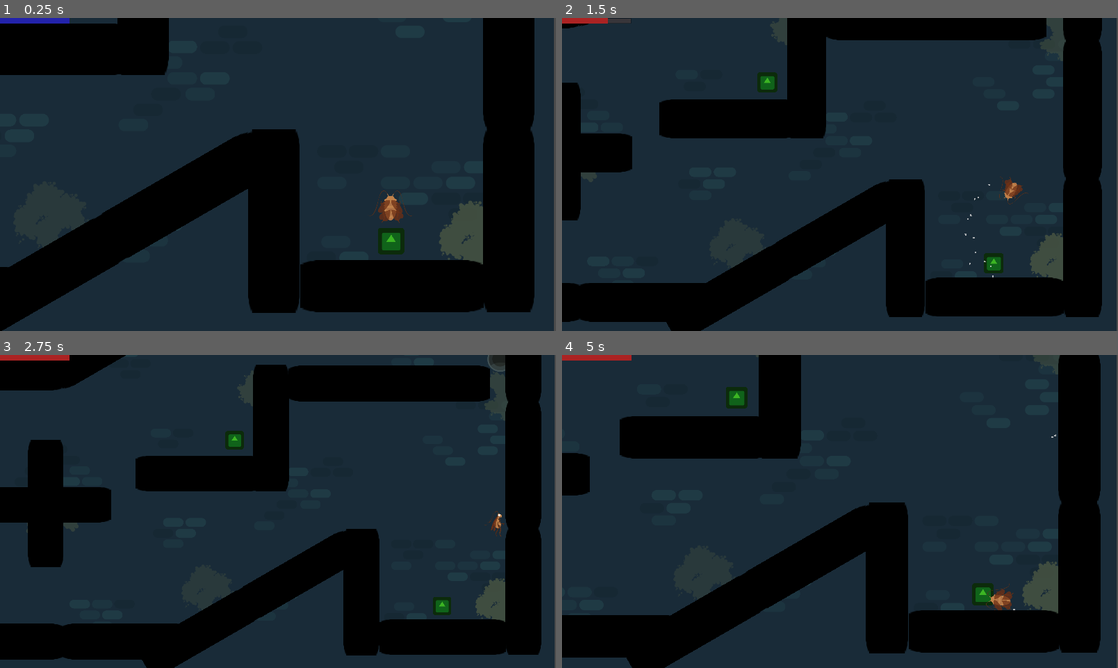
Above: before the commit, frames 1-4 (two rows, left to right).
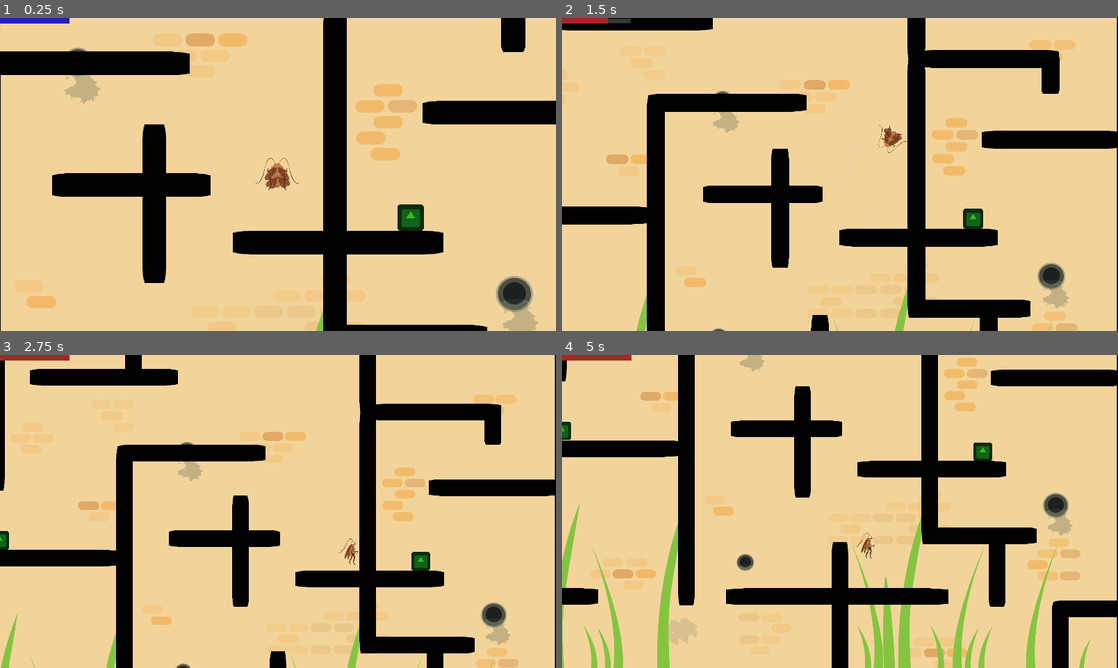
Above: after the commit, the same moments.

Repository: ChibiDenDen/Jook
Game: Godot game, scene res://Scenes/Game.tscn
Two runs of this game, one before a commit and one after it. Both use one fixed random seed, a clock stepped at 60 frames per second and the inputs below. The engine's default icon, where the game draws it, is replaced by a stand-in: a white triangle on a blue panel in a dark square.
Inputs (mouse positions are in pixels of both pictures, inside the frame that each line leads up to):
- Up to frame 1 (0.25 s): no input
- Up to frame 2 (1.5 s): move the mouse to (962, 158) at 0.52 s; hold Up (ui_up) 0.53-1.28 s; hold Right (ui_right) from 0.53 s (still down); click (962, 158) at 0.67 s; move the mouse to (728, 190) at 1.27 s; tap Space (action) at 1.35 s
- Up to frame 3 (2.75 s): tap Up (ui_up) at 1.52, 1.55, 1.82 s; move the mouse to (333, 442) at 2.02 s; release Right (ui_right) at 2.03 s; hold Left (ui_left) from 2.03 s (still down); hold Up (ui_up) from 2.03 s (still down)
- Up to frame 4 (5 s): move the mouse to (812, 574) at 2.77 s; release Left (ui_left) at 2.78 s; release Up (ui_up) at 2.78 s; hold Right (ui_right) 2.78-4.28 s; tap Space (action) at 2.85, 4.35 s; click (812, 574) at 2.92 s; tap Up (ui_up) at 3.02, 3.05, 3.32, 4.52, 4.55, 4.82 s; move the mouse to (1006, 558) at 3.52 s; hold Up (ui_up) 3.53-4.28 s; move the mouse to (673, 464) at 4.27 s; hold Left (ui_left) from 4.28 s (still down)

The runs differ from the first frame. In frame 1, 93% of the frame differs, in the area x 0-100%, y 0-100%; in frame 2, 94%; in frame 3, 94%; in frame 4, 95%.

Commit message:
Game.tscn: Level design work

Diff:
--- a/Scenes/Game.tscn
+++ b/Scenes/Game.tscn
@@ -51,7 +51,7 @@
 
 [node name="background-05" type="Sprite" parent="BG"]
 position = Vector2( 0, -5764 )
-scale = Vector2( 1, 1.00368 )
+scale = Vector2( 1, 1.00831 )
 texture = ExtResource( 12 )
 centered = false
 
@@ -87,7 +87,7 @@
 position = Vector2( 2302.57, -588.376 )
 
 [node name="Player" type="Node2D" parent="."]
-position = Vector2( 2165.23, 1140.54 )
+position = Vector2( 1776.21, -4428.8 )
 __meta__ = {
 "_edit_group_": true
 }
@@ -175,6 +175,7 @@
 
 [node name="Wall19" parent="World/Walls" instance=ExtResource( 13 )]
 position = Vector2( 770.291, 862.988 )
+rotation = 0.785398
 
 [node name="Wall6" parent="World/Walls" instance=ExtResource( 13 )]
 position = Vector2( 1562.42, 597.265 )
@@ -201,7 +202,7 @@
 
 [node name="Wall13" parent="World/Walls" instance=ExtResource( 13 )]
 position = Vector2( 776.762, 867.203 )
-rotation = 1.57079
+rotation = -0.785398
 
 [node name="Wall20" parent="World/Walls" instance=ExtResource( 13 )]
 position = Vector2( 610.265, 403.028 )
@@ -382,6 +383,10 @@
 
 [node name="Grass34" parent="World/Grass" instance=ExtResource( 18 )]
 position = Vector2( 273.45, -2227.53 )
+scale = Vector2( -1, 1 )
+
+[node name="Grass43" parent="World/Grass" instance=ExtResource( 18 )]
+position = Vector2( 417.287, -1736.09 )
 scale = Vector2( -1, 1 )
 
 [node name="Grass2" parent="World/Grass" instance=ExtResource( 18 )]
@@ -473,6 +478,10 @@
 position = Vector2( 1067.25, -1274.57 )
 scale = Vector2( -1, -1 )
 
+[node name="Grass44" parent="World/Grass" instance=ExtResource( 18 )]
+position = Vector2( 728.222, -2261.99 )
+scale = Vector2( -1, -1 )
+
 [node name="Grass7" parent="World/Grass" instance=ExtResource( 18 )]
 position = Vector2( 1113.29, -1265.04 )
 scale = Vector2( -1, -1 )
@@ -527,6 +536,12 @@
 scale = Vector2( 0.9, 7.5 )
 physics_material_override = SubResource( 1 )
 
+[node name="Wall132" parent="World/Tree" instance=ExtResource( 13 )]
+position = Vector2( -1225.1, -3000.1 )
+rotation = -1.22173
+scale = Vector2( 0.9, 6 )
+physics_material_override = SubResource( 1 )
+
 [node name="Wall86" parent="World/Tree" instance=ExtResource( 13 )]
 position = Vector2( 288, -3154.75 )
 scale = Vector2( 0.9, 10 )
@@ -557,6 +572,21 @@
 scale = Vector2( 0.9, 8 )
 physics_material_override = SubResource( 1 )
 
+[node name="Wall134" parent="World/Tree" instance=ExtResource( 13 )]
+position = Vector2( 1108.13, -5241.65 )
+scale = Vector2( 0.9, 200 )
+physics_material_override = SubResource( 1 )
+
+[node name="Wall135" parent="World/Tree" instance=ExtResource( 13 )]
+position = Vector2( -1514.68, -5196.75 )
+scale = Vector2( 0.9, 200 )
+physics_material_override = SubResource( 1 )
+
+[node name="Wall131" parent="World/Tree" instance=ExtResource( 13 )]
+position = Vector2( 1108.13, -4364.23 )
+scale = Vector2( 0.9, 12 )
+physics_material_override = SubResource( 1 )
+
 [node name="Wall113" parent="World/Tree" instance=ExtResource( 13 )]
 position = Vector2( 432.129, -6312.39 )
 scale = Vector2( 0.9, 8 )
@@ -580,9 +610,9 @@
 physics_material_override = SubResource( 1 )
 
 [node name="Wall102" parent="World/Tree" instance=ExtResource( 13 )]
-position = Vector2( -26.2939, -5050.3 )
-rotation = 1.5708
-scale = Vector2( 0.9, 8 )
+position = Vector2( 111.436, -5050.3 )
+rotation = 1.5708
+scale = Vector2( 0.9, 12 )
 physics_material_override = SubResource( 1 )
 
 [node name="Wall103" parent="World/Tree" instance=ExtResource( 13 )]
@@ -595,11 +625,6 @@
 scale = Vector2( 0.9, 8 )
 physics_material_override = SubResource( 1 )
 
-[node name="Wall115" parent="World/Tree" instance=ExtResource( 13 )]
-position = Vector2( -1455.02, -5049.58 )
-scale = Vector2( 0.9, 8 )
-physics_material_override = SubResource( 1 )
-
 [node name="Wall119" parent="World/Tree" instance=ExtResource( 13 )]
 position = Vector2( -992.817, -5049.58 )
 scale = Vector2( 0.9, 8 )
@@ -638,15 +663,48 @@
 physics_material_override = SubResource( 1 )
 
 [node name="Wall110" parent="World/Tree" instance=ExtResource( 13 )]
-position = Vector2( -179.055, -5922.3 )
-rotation = 1.5708
-scale = Vector2( 0.9, 8 )
+position = Vector2( -177.055, -5924.3 )
+rotation = 1.5708
+scale = Vector2( 0.9, 8 )
+physics_material_override = SubResource( 1 )
+
+[node name="Wall137" parent="World/Tree" instance=ExtResource( 13 )]
+position = Vector2( -63.055, -5629.11 )
+rotation = 1.5708
+scale = Vector2( 0.9, 6 )
+physics_material_override = SubResource( 1 )
+
+[node name="Wall140" parent="World/Tree" instance=ExtResource( 13 )]
+position = Vector2( -7.05499, -5584.3 )
+scale = Vector2( 0.9, 6 )
+physics_material_override = SubResource( 1 )
+
+[node name="Wall142" parent="World/Tree" instance=ExtResource( 13 )]
+position = Vector2( 664.644, -5143.56 )
+scale = Vector2( 0.9, 4 )
+physics_material_override = SubResource( 1 )
+
+[node name="Wall143" parent="World/Tree" instance=ExtResource( 13 )]
+position = Vector2( 882.894, -4904.12 )
+scale = Vector2( 0.9, 4 )
+physics_material_override = SubResource( 1 )
+
+[node name="Wall144" parent="World/Tree" instance=ExtResource( 13 )]
+position = Vector2( 986.721, -5007.95 )
+rotation = 1.5708
+scale = Vector2( 0.9, 4 )
 physics_material_override = SubResource( 1 )
 
 [node name="Wall111" parent="World/Tree" instance=ExtResource( 13 )]
-position = Vector2( 438.991, -5587.87 )
-rotation = 1.5708
-scale = Vector2( 0.9, 8 )
+position = Vector2( 438.991, -5489.87 )
+rotation = 1.5708
+scale = Vector2( 0.9, 8 )
+physics_material_override = SubResource( 1 )
+
+[node name="Wall141" parent="World/Tree" instance=ExtResource( 13 )]
+position = Vector2( 608.505, -5261.03 )
+rotation = 1.5708
+scale = Vector2( 0.9, 6 )
 physics_material_override = SubResource( 1 )
 
 [node name="Wall122" parent="World/Tree" instance=ExtResource( 13 )]
@@ -655,6 +713,23 @@
 scale = Vector2( 0.9, 2 )
 physics_material_override = SubResource( 1 )
 
+[node name="Wall133" parent="World/Tree" instance=ExtResource( 13 )]
+position = Vector2( -1298.71, -5355.19 )
+rotation = 1.5708
+scale = Vector2( 0.9, 2 )
+physics_material_override = SubResource( 1 )
+
+[node name="Wall139" parent="World/Tree" instance=ExtResource( 13 )]
+position = Vector2( 1016.48, -6488.44 )
+rotation = 1.5708
+scale = Vector2( 0.9, 2 )
+physics_material_override = SubResource( 1 )
+
+[node name="Wall138" parent="World/Tree" instance=ExtResource( 13 )]
+position = Vector2( 864.308, -6016.79 )
+scale = Vector2( 0.9, 2 )
+physics_material_override = SubResource( 1 )
+
 [node name="Wall123" parent="World/Tree" instance=ExtResource( 13 )]
 position = Vector2( -1421.01, -6444.09 )
 rotation = 1.5708
@@ -662,18 +737,30 @@
 physics_material_override = SubResource( 1 )
 
 [node name="Wall118" parent="World/Tree" instance=ExtResource( 13 )]
-position = Vector2( 828.764, -5929.59 )
-rotation = 1.5708
-scale = Vector2( 0.9, 8 )
+position = Vector2( 867.474, -5804.86 )
+rotation = 1.5708
+scale = Vector2( 0.9, 7 )
 physics_material_override = SubResource( 1 )
 
 [node name="Wall129" parent="World/Tree" instance=ExtResource( 13 )]
-position = Vector2( 926.235, -6209.29 )
+position = Vector2( 668.432, -6065.01 )
+rotation = 1.5708
+scale = Vector2( 0.9, 7 )
+physics_material_override = SubResource( 1 )
+
+[node name="Wall136" parent="World/Tree" instance=ExtResource( 13 )]
+position = Vector2( 926.235, -6597.72 )
 scale = Vector2( 0.9, 8 )
 physics_material_override = SubResource( 1 )
 
 [node name="Wall114" parent="World/Tree" instance=ExtResource( 13 )]
 position = Vector2( 377.005, -6316.54 )
+rotation = 1.5708
+scale = Vector2( 0.9, 10 )
+physics_material_override = SubResource( 1 )
+
+[node name="Wall115" parent="World/Tree" instance=ExtResource( 13 )]
+position = Vector2( 765.437, -6715.66 )
 rotation = 1.5708
 scale = Vector2( 0.9, 10 )
 physics_material_override = SubResource( 1 )
@@ -750,9 +837,9 @@
 physics_material_override = SubResource( 1 )
 
 [node name="Wall60" parent="World/Tree" instance=ExtResource( 13 )]
-position = Vector2( -755.67, -2648 )
-rotation = 1.56423
-scale = Vector2( 0.890297, -6.26425 )
+position = Vector2( -723.886, -2648 )
+rotation = 1.5708
+scale = Vector2( 0.89, -5.5 )
 physics_material_override = SubResource( 1 )
 
 [node name="Wall66" parent="World/Tree" instance=ExtResource( 13 )]
@@ -869,6 +956,10 @@
 position = Vector2( -684.869, -2709.42 )
 physics_material_override = SubResource( 3 )
 
+[node name="Checkpoint16" parent="World/Tree" instance=ExtResource( 2 )]
+position = Vector2( -1146.35, -3048.04 )
+physics_material_override = SubResource( 3 )
+
 [node name="Checkpoint10" parent="World/Tree" instance=ExtResource( 2 )]
 position = Vector2( 240.039, -2673.5 )
 physics_material_override = SubResource( 3 )
@@ -882,9 +973,13 @@
 physics_material_override = SubResource( 3 )
 
 [node name="Checkpoint14" parent="World/Tree" instance=ExtResource( 2 )]
-position = Vector2( 497.842, -5647.82 )
+position = Vector2( 614.97, -5550.48 )
 physics_material_override = SubResource( 3 )
 
 [node name="Checkpoint12" parent="World/Tree" instance=ExtResource( 2 )]
 position = Vector2( -167.501, -3514.06 )
 physics_material_override = SubResource( 3 )
+
+[node name="Checkpoint15" parent="World/Tree" instance=ExtResource( 2 )]
+position = Vector2( 1041.86, -4018.63 )
+physics_material_override = SubResource( 3 )
--- a/project.godot
+++ b/project.godot
@@ -28,6 +28,34 @@
 
 [input]
 
+ui_left={
+"deadzone": 0.5,
+"events": [ Object(InputEventKey,"resource_local_to_scene":false,"resource_name":"","device":0,"alt":false,"shift":false,"control":false,"meta":false,"command":false,"pressed":false,"scancode":16777231,"unicode":0,"echo":false,"script":null)
+, Object(InputEventJoypadButton,"resource_local_to_scene":false,"resource_name":"","device":0,"button_index":14,"pressure":0.0,"pressed":false,"script":null)
+, Object(InputEventKey,"resource_local_to_scene":false,"resource_name":"","device":0,"alt":false,"shift":false,"control":false,"meta":false,"command":false,"pressed":false,"scancode":65,"unicode":0,"echo":false,"script":null)
+ ]
+}
+ui_right={
+"deadzone": 0.5,
+"events": [ Object(InputEventKey,"resource_local_to_scene":false,"resource_name":"","device":0,"alt":false,"shift":false,"control":false,"meta":false,"command":false,"pressed":false,"scancode":16777233,"unicode":0,"echo":false,"script":null)
+, Object(InputEventJoypadButton,"resource_local_to_scene":false,"resource_name":"","device":0,"button_index":15,"pressure":0.0,"pressed":false,"script":null)
+, Object(InputEventKey,"resource_local_to_scene":false,"resource_name":"","device":0,"alt":false,"shift":false,"control":false,"meta":false,"command":false,"pressed":false,"scancode":68,"unicode":0,"echo":false,"script":null)
+ ]
+}
+ui_up={
+"deadzone": 0.5,
+"events": [ Object(InputEventKey,"resource_local_to_scene":false,"resource_name":"","device":0,"alt":false,"shift":false,"control":false,"meta":false,"command":false,"pressed":false,"scancode":16777232,"unicode":0,"echo":false,"script":null)
+, Object(InputEventJoypadButton,"resource_local_to_scene":false,"resource_name":"","device":0,"button_index":12,"pressure":0.0,"pressed":false,"script":null)
+, Object(InputEventKey,"resource_local_to_scene":false,"resource_name":"","device":0,"alt":false,"shift":false,"control":false,"meta":false,"command":false,"pressed":false,"scancode":87,"unicode":0,"echo":false,"script":null)
+ ]
+}
+ui_down={
+"deadzone": 0.5,
+"events": [ Object(InputEventKey,"resource_local_to_scene":false,"resource_name":"","device":0,"alt":false,"shift":false,"control":false,"meta":false,"command":false,"pressed":false,"scancode":16777234,"unicode":0,"echo":false,"script":null)
+, Object(InputEventJoypadButton,"resource_local_to_scene":false,"resource_name":"","device":0,"button_index":13,"pressure":0.0,"pressed":false,"script":null)
+, Object(InputEventKey,"resource_local_to_scene":false,"resource_name":"","device":0,"alt":false,"shift":false,"control":false,"meta":false,"command":false,"pressed":false,"scancode":83,"unicode":0,"echo":false,"script":null)
+ ]
+}
 player_left={
 "deadzone": 0.5,
 "events": [ Object(InputEventKey,"resource_local_to_scene":false,"resource_name":"","device":0,"alt":false,"shift":false,"control":false,"meta":false,"command":false,"pressed":false,"scancode":65,"unicode":0,"echo":false,"script":null)
